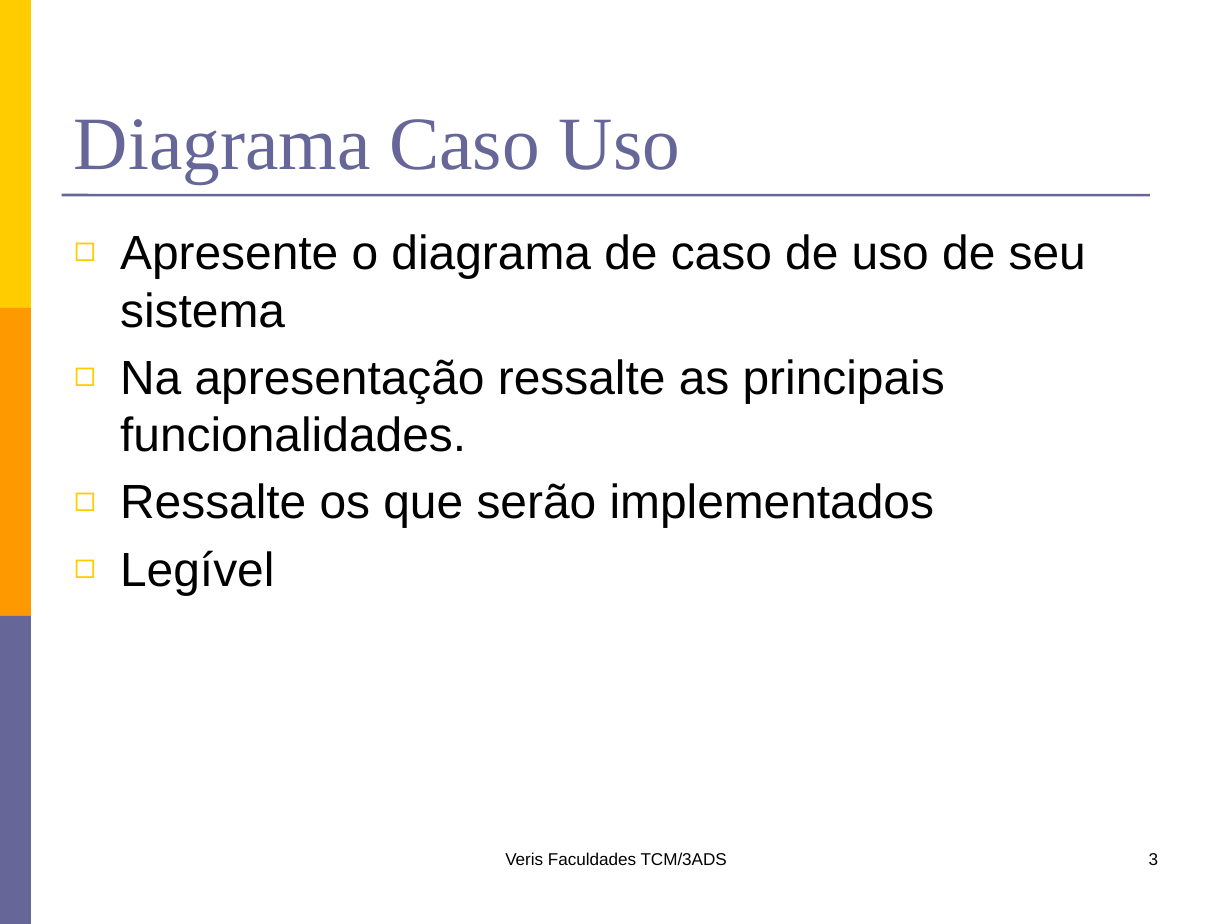
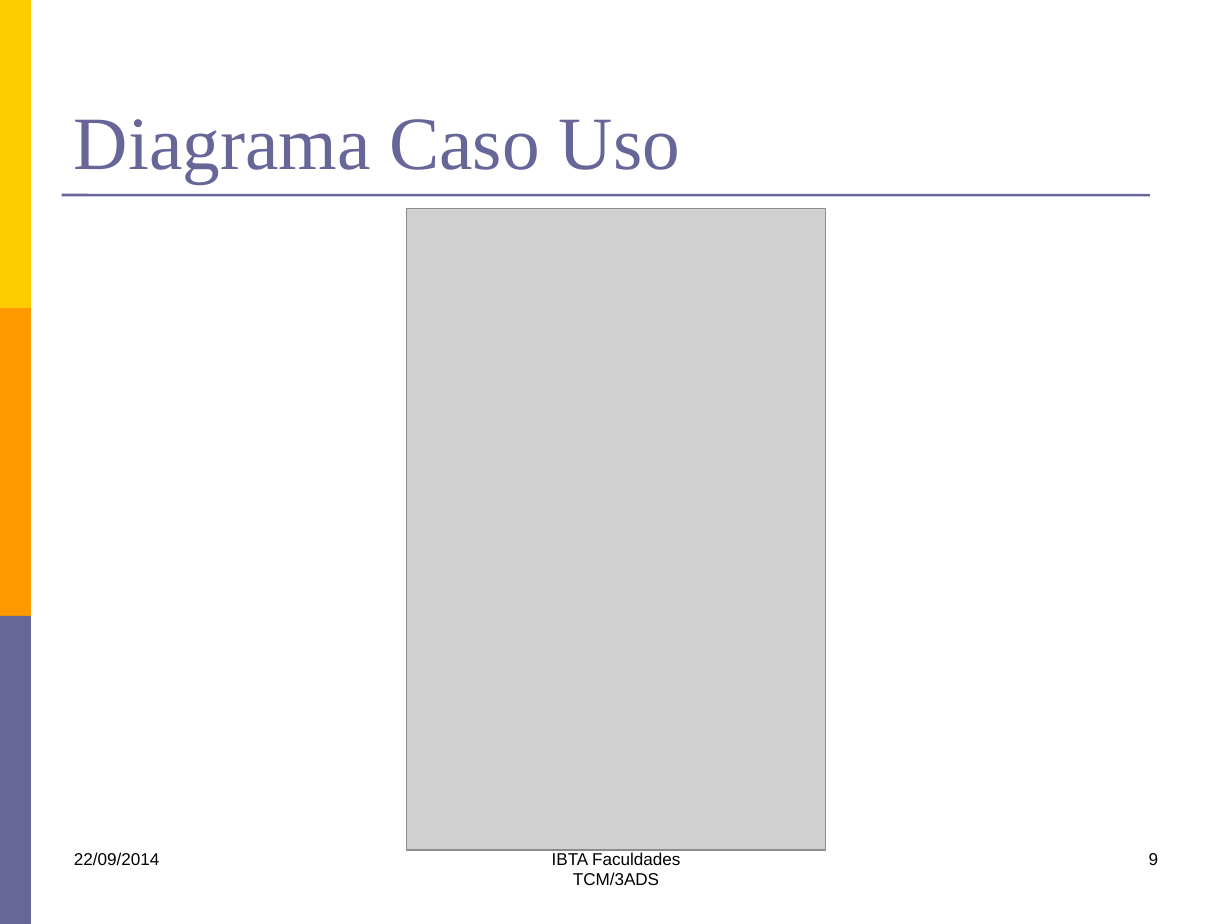
Before and after one commit to kokmz/TCCHUE, a slide deck: slide 9 of documentacao/G4_Apresentacao2sem2014.pptx (slide 3 before the commit). Drawn at 1232x924 pixels with LibreOffice and Linux fonts; fonts in the diff are those of the drawing; grey boxes stand for pictures. Boxes give left, top, right and bottom in pixels: in the first picture for what was removed or moved away, otherwise in the second. Text is boxed around its words. In the diff, an @@ line names an element or a change of style, - is before the commit and + after.

```diff
--- a/documentacao/G4_Apresentacao2sem2014.pptx
+++ b/documentacao/G4_Apresentacao2sem2014.pptx
@@ picture added at bbox=[407, 208, 825, 850] @@
@@ text removed at bbox=[120, 234, 1086, 595] @@
-◻ Apresente o diagrama de caso de uso de seu sistema
-◻ Na apresentação ressalte as principais funcionalidades.
-◻ Ressalte os que serão implementados
-◻ Legível
@@ text added at bbox=[74, 852, 159, 866], 10 pt, text #000000 @@
+22/09/2014
@@ text at bbox=[552, 852, 680, 886]: text changed @@
-Veris Faculdades TCM/3ADS
+IBTA Faculdades
+TCM/3ADS
@@ page number at bbox=[1149, 853, 1159, 865]: text changed @@
-3
+9
```
Also in this commit, not shown: 3 other slides changed, 27 slides added.
